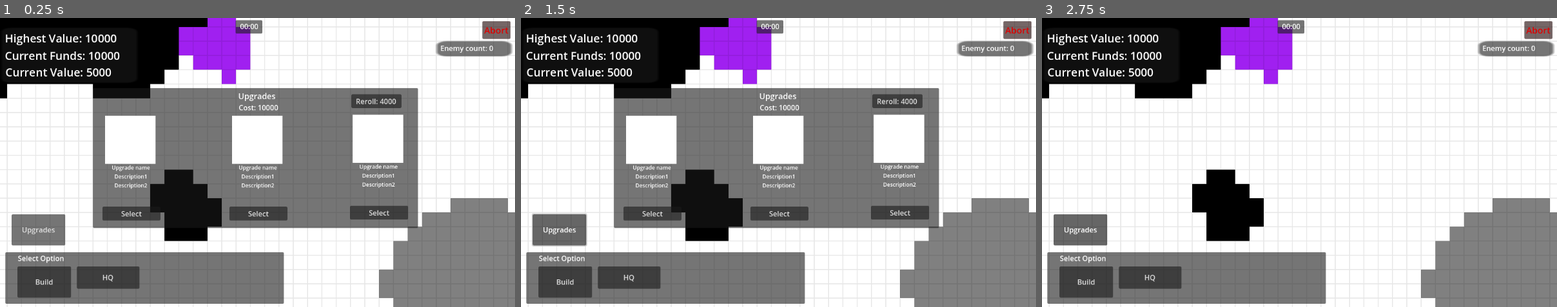
Above: before the commit, frames 1-3 (left to right).
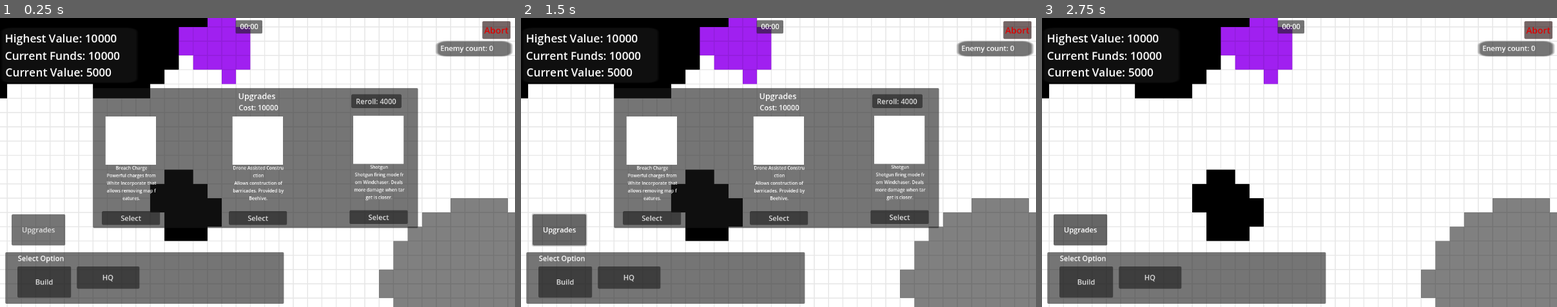
Above: after the commit, the same moments.

Repository: dwlee0802/BusinessTD
Game: Godot game, scene res://Scenes/game.tscn
The game is run twice, just before and just after one commit, with the same random seed, the same clock (stepped at 60 frames per second) and the same inputs.
Inputs:
- Up to frame 1 (0.25 s): no input
- Up to frame 2 (1.5 s): click "Select" at 0.5 s; click "Upgrades" at 1.25 s
- Up to frame 3 (2.75 s): click "Select" at 2 s

The runs differ from the first frame. In frame 1, 2.7% of the frame differs, in the area x 19-80%, y 33-72%; in frame 2, 2.7%; in frame 3, nothing differs.
Error after the commit: Invalid call. Nonexistent function 'ReceiveUpgrades' in base 'Window'. (res://Scenes/UpgradesMenu.gd:82)

Commit message:
Added descriptions to upgrades. JSON parsing now works properly. Can select upgrade from the options.

Diff:
--- a/Data/upgrades.json
+++ b/Data/upgrades.json
@@ -3,82 +3,98 @@
 	{
 	  "name": "Armor Piercing",
 	  "ID": 0,
-	  "CompanyID" : 0
+	  "CompanyID" : 0,
+	  "Description" : "AP rounds from Steeline. Pierces through hit target, damaging everything in a line."
 	},
 	{
 	  "name": "High Explosive",
 	  "ID": 1,
-	  "CompanyID" : 0
+	  "CompanyID" : 0,
+	  "Description" : "HE rounds from Steeline. Explodes on impact, damaging everything nearby."
 	},
 	{
 	  "name": "Incendiary",
 	  "ID": 2,
-	  "CompanyID" : 2
+	  "CompanyID" : 2,
+	  "Description" : "HE rounds from White Incorporate. Sets the target on fire. Deals percentage damage of full health."
 	},
 	{
 	  "name": "Shotgun",
 	  "ID": 3,
-	  "CompanyID" : 1
+	  "CompanyID" : 1,
+	  "Description" : "Shotgun firing mode from Windchaser. Deals more damage when target is closer."
 	},
 	{
 	  "name": "Sharpnel",
 	  "ID": 4,
-	  "CompanyID" : 1
+	  "CompanyID" : 1,
+	  "Description" : "Sharpnel firing mode from Windchaser. Deals more damage when target is further away."
 	},
 	{
 	  "name": "Reloading System",
 	  "ID": 5,
-	  "CompanyID" : 3
+	  "CompanyID" : 3,
+	  "Description" : "Advanced reloading system from Precision Interstellar. Increases attack speed of all turrets."
 	},
 	{
 	  "name": "Composite Barrel",
 	  "ID": 6,
-	  "CompanyID" : 3
+	  "CompanyID" : 3,
+	  "Description" : "Advanced Gun Barrels from Precision Interstellar. Increases attack range of all turrets."
 	},
 	{
 	  "name": "Targetting Computers",
 	  "ID": 7,
-	  "CompanyID" : 4
+	  "CompanyID" : 4,
+	  "Description" : "Improved target acquisition system from A.A.I. Increases the chance to land a critical strike, dealing double damage."
 	},
 	{
-	  "name": "Reaction Armor",
+	  "name": "Explosive Reactive Armour",
 	  "ID": 8,
-	  "CompanyID" : 5
+	  "CompanyID" : 5,
+	  "Description" : "Install Shield inc. ERA system on all structures, increasing their HP by 50 percent."
 	},
 	{
 	  "name": "Drone Assisted Repair",
 	  "ID": 9,
-	  "CompanyID" : 6
+	  "CompanyID" : 6,
+	  "Description" : "Repair services provided by Beehive. Increases speed of repairs."
 	},
 	{
 	  "name": "Drone Assisted Construction",
 	  "ID": 10,
-	  "CompanyID" : 6
+	  "CompanyID" : 6,
+	  "Description" : "Allows construction of barricades. Provided by Beehive."
 	},
 	{
 	  "name": "Tar Shells",
 	  "ID": 11,
-	  "CompanyID" : 2
+	  "CompanyID" : 2,
+	  "Description" : "Call in artillery barrage of Tar shells from White Incorporate, making a field of tar that slows down units."
 	},
 	{
 	  "name": "Breach Charge",
 	  "ID": 12,
-	  "CompanyID" : 2
+	  "CompanyID" : 2,
+	  "Description" : "Powerful charges from White Incorporate that allows removing map features."
 	},
 	{
 	  "name": "Close Air Support",
 	  "ID": 13,
-	  "CompanyID" : 7
+	  "CompanyID" : 7,
+	  "Description" : "Air security services provided by Falcon Aero. Call in combat drones that attack enemies within a zone."
 	},
 	{
-	  "name": "Satellite Relay Network",
+	  "name": "Drone Assisted Logistics",
 	  "ID": 14,
-	  "CompanyID" : 8
+	  "CompanyID" : 6,
+	  "Description" : "Call in Beehive logistics robots to set up a temporary network tower anywhere on the map."
 	},
 	{
 	  "name": "Exo-dimentional Matter",
 	  "ID": 15,
-	  "CompanyID" : 9
+	  "CompanyID" : 9,
+	  "Description" : "Exotic matter rounds that tear space-time. Randomizes target's position and Health."
 	}
   ]
 }
--- a/Scenes/UpgradesMenu.gd
+++ b/Scenes/UpgradesMenu.gd
@@ -7,26 +7,67 @@
 var rerollCost: int = 4000
 var rerollButton
 
-var option1
-var option2
-var option3
+var options = [-1, -2, -3, -4]
+var optionsUI
 
 var game
+
+var upgradesDictionary
+var upgradesFilePath: String = "res://Data/upgrades.json"
+var companiesDictionary
+var companiesFilePath: String = "res://Data/companies.json"
+
+const UPGRADE_COUNT: int = 16
+var OPTIONS_COUNT: int = 3
+
 
 func _ready():
 	game = get_parent().get_parent().get_parent().get_parent().get_parent()
 	upgradeCostUI = get_node("Options/CostLabel")
 	rerollButton = get_node("Options/RerollButton")
+	optionsUI = get_node("Options")
+
+	# read in json files
+	var file1 = FileAccess.open(upgradesFilePath, FileAccess.READ)
+	var file2 = FileAccess.open(companiesFilePath, FileAccess.READ)
+
+	var content_as_text1 = file1.get_as_text()
+	var content_as_text2 = file2.get_as_text()
+	upgradesDictionary = parse_json(content_as_text1)
+	companiesDictionary = parse_json(content_as_text2)
+
+	print(upgradesDictionary.Upgrades[0].name)
+
+	GenerateUpgradeOptions()
 	UpdateUI()
 
 
-func _process(delta):
-	pass
+func parse_json(text):
+	return JSON.parse_string(text)
+
+
+func GenerateUpgradeOptions(amount = 3):
+	while amount > 0:
+		amount -= 1
+
+		options[0] = randi_range(0, UPGRADE_COUNT)
+		options[1] = randi_range(0, UPGRADE_COUNT)
+		while options[0] == options[1]:
+			options[1] = randi_range(0, UPGRADE_COUNT)
+
+		options[2] = randi_range(0, UPGRADE_COUNT)
+		while options[0] == options[1] and options[0] == options[2] and options[1] == options[2]:
+			options[2] = randi_range(0, UPGRADE_COUNT)
 
 
 func UpdateUI():
 	upgradeCostUI.text = "Cost: " + str(upgradeCost)
 	rerollButton.text = "Reroll: " + str(rerollCost)
+
+	# Update the cards to show the options
+	for i in range(OPTIONS_COUNT):
+		var item = optionsUI.get_child(1 + i)
+		item.get_node("Info").text = upgradesDictionary.Upgrades[options[i]].name + "\n" + upgradesDictionary.Upgrades[options[i]].Description
 
 
 func _on_upgrades_menu_button_pressed():
@@ -37,3 +78,5 @@
 func _on_option_pressed(extra_arg_0):
 	var options = get_node("Options")
 	options.visible = false
+
+	game.ReceiveUpgrades()
--- a/Scenes/game.gd
+++ b/Scenes/game.gd
@@ -59,6 +59,9 @@
 # takes into account the cash in value of buildings
 var totalValue: float = 5000
 
+var selectedUpgrades = []
+const UPGRADE_COUNT: int = 16
+
 
 # Called when the node enters the scene tree for the first time.
 func _ready():
@@ -66,6 +69,10 @@
 	operationTimeUI = get_node("Camera/CanvasLayer/InGameUI/OperationTimeUI")
 	get_node("Camera").FocusOnTile(homeBlock.blockTiles[int(homeBlock.boardWidth/2)][int(homeBlock.boardWidth/2)])
 	enemyCurrentCountUI = get_node("Camera/CanvasLayer/InGameUI/EnemyCountLabel")
+
+	# initialize upgrades array
+	for i in range(UPGRADE_COUNT):
+		selectedUpgrades.append(0)
 
 
 # Called every frame. 'delta' is the elapsed time since the previous frame.
@@ -250,6 +257,7 @@
 
 # returns a list of tiles in a N x N square centered at center tile
 # if not possible, returns null
+# needs to have more boundary checks
 func GetSquare(center, N):
 	var output = []
 	var col = center.col - int(N/2)
@@ -289,6 +297,11 @@
 	enemyCurrentCount += 1
 
 
+func ReceiveUpgrades(upgradeID):
+	if upgradeID == 0:
+		print("Upgrade ", upgradeID, " received.")
+
+
 func UpdateSupply():
 	for item in playerStructures:
 		if item != null:
--- a/Scenes/game.tscn
+++ b/Scenes/game.tscn
@@ -67,87 +67,87 @@
 
 [node name="Option1" type="Button" parent="Camera/CanvasLayer/InGameUI/UpgradesMenu/Options"]
 layout_mode = 0
-offset_left = 21.0
-offset_top = 266.0
-offset_right = 151.0
-offset_bottom = 297.0
+offset_left = 20.0
+offset_top = 276.0
+offset_right = 150.0
+offset_bottom = 307.0
 text = "Select"
 
 [node name="Icon" type="TextureRect" parent="Camera/CanvasLayer/InGameUI/UpgradesMenu/Options/Option1"]
 layout_mode = 0
-offset_left = 6.0
-offset_top = -204.0
-offset_right = 119.0
-offset_bottom = -96.0
+offset_left = 8.0
+offset_top = -212.0
+offset_right = 121.0
+offset_bottom = -104.0
 texture = ExtResource("4_al38i")
 
 [node name="Info" type="Label" parent="Camera/CanvasLayer/InGameUI/UpgradesMenu/Options/Option1"]
 layout_mode = 0
-offset_left = 7.0
-offset_top = -96.0
-offset_right = 122.0
-offset_bottom = -5.0
-theme_override_font_sizes/font_size = 12
-text = "Upgrade name
-Description1
-Description2"
+offset_left = 9.0
+offset_top = -104.0
+offset_right = 124.0
+offset_bottom = -2.0
+theme_override_font_sizes/font_size = 10
+text = "Tar Barrage
+Call in artillery barrage of Tar shells from White Incorporate, making a field of tar that slows down units."
 horizontal_alignment = 1
+autowrap_mode = 1
 
 [node name="Option2" type="Button" parent="Camera/CanvasLayer/InGameUI/UpgradesMenu/Options"]
 layout_mode = 0
-offset_left = 305.0
-offset_top = 266.0
-offset_right = 435.0
-offset_bottom = 297.0
+offset_left = 304.0
+offset_top = 276.0
+offset_right = 434.0
+offset_bottom = 307.0
 text = "Select"
 
 [node name="Icon" type="TextureRect" parent="Camera/CanvasLayer/InGameUI/UpgradesMenu/Options/Option2"]
 layout_mode = 0
-offset_left = 6.0
-offset_top = -204.0
-offset_right = 119.0
-offset_bottom = -96.0
+offset_left = 8.0
+offset_top = -212.0
+offset_right = 121.0
+offset_bottom = -104.0
 texture = ExtResource("4_al38i")
 
 [node name="Info" type="Label" parent="Camera/CanvasLayer/InGameUI/UpgradesMenu/Options/Option2"]
 layout_mode = 0
-offset_left = 7.0
-offset_top = -96.0
-offset_right = 122.0
-offset_bottom = -5.0
-theme_override_font_sizes/font_size = 12
-text = "Upgrade name
-Description1
-Description2"
+offset_left = 9.0
+offset_top = -104.0
+offset_right = 124.0
+offset_bottom = -2.0
+theme_override_font_sizes/font_size = 10
+text = "Tar Barrage
+Call in artillery barrage of Tar shells from White Incorporate, making a field of tar that slows down units."
 horizontal_alignment = 1
+autowrap_mode = 1
 
 [node name="Option3" type="Button" parent="Camera/CanvasLayer/InGameUI/UpgradesMenu/Options"]
 layout_mode = 0
-offset_left = 575.0
-offset_top = 264.0
-offset_right = 705.0
-offset_bottom = 295.0
+offset_left = 574.0
+offset_top = 274.0
+offset_right = 704.0
+offset_bottom = 305.0
 text = "Select"
 
 [node name="Icon" type="TextureRect" parent="Camera/CanvasLayer/InGameUI/UpgradesMenu/Options/Option3"]
 layout_mode = 0
-offset_left = 6.0
-offset_top = -204.0
-offset_right = 119.0
-offset_bottom = -96.0
+offset_left = 8.0
+offset_top = -212.0
+offset_right = 121.0
+offset_bottom = -104.0
 texture = ExtResource("4_al38i")
 
 [node name="Info" type="Label" parent="Camera/CanvasLayer/InGameUI/UpgradesMenu/Options/Option3"]
 layout_mode = 0
-offset_left = 7.0
-offset_top = -96.0
-offset_right = 122.0
-offset_bottom = -5.0
-theme_override_font_sizes/font_size = 12
-text = "Upgrade name
-Description1
-Description2"
+offset_left = 9.0
+offset_top = -104.0
+offset_right = 124.0
+offset_bottom = -2.0
+theme_override_font_sizes/font_size = 10
+text = "Tar Barrage
+Call in artillery barrage of Tar shells from White Incorporate, making a field of tar that slows down units."
 horizontal_alignment = 1
+autowrap_mode = 1
 
 [node name="CostLabel" type="Label" parent="Camera/CanvasLayer/InGameUI/UpgradesMenu/Options"]
 layout_mode = 0
